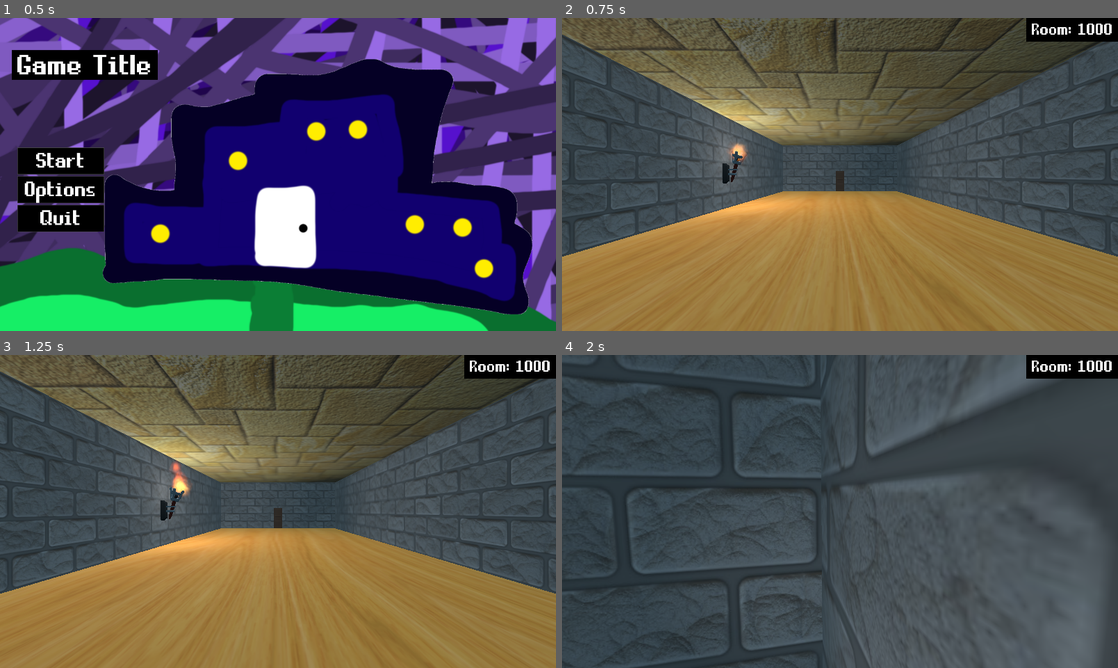
Above: before the commit, frames 1-4 (two rows, left to right).
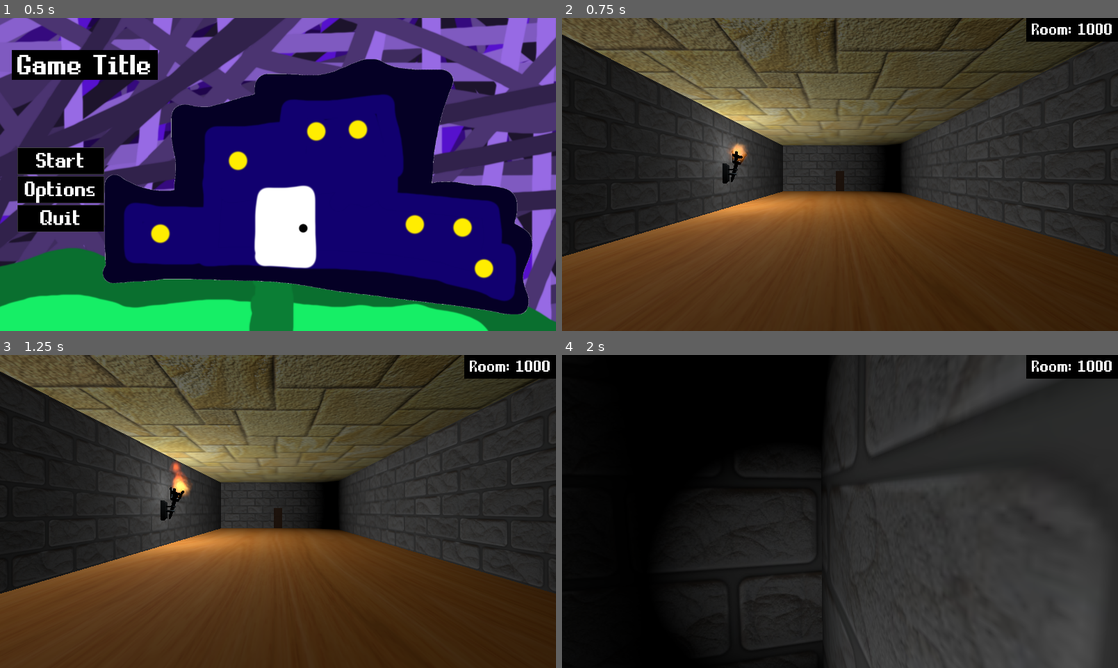
Above: after the commit, the same moments.

Repository: Yeti-Owner/1000-Rooms
Game: Godot game, scene res://scenes/StartMenu.tscn
Same seed, same stepped clock (60 frames per second), same inputs: the game is played once before the commit and once after it.
Inputs (mouse positions are in pixels of both pictures, inside the frame that each line leads up to):
- Up to frame 1 (0.5 s): no input
- Up to frame 2 (0.75 s): click "Start" at 0.5 s
- Up to frame 3 (1.25 s): no input
- Up to frame 4 (2 s): move the mouse to (867, 511) at 1.27 s; hold W (up) from 1.28 s (still down); tap Space (jump) at 1.52 s

Frame 1 is identical in both runs. In frame 2, 73% of the frame differs, in the area x 0-100%, y 5-100%; in frame 3, 73%; in frame 4, 99%, in the area x 0-100%, y 0-100%.

Commit message:
idfk
lots of minor changes and fixes also started work on World Enviroment

Diff:
--- a/scenes/UI/SettingsMenu.gd
+++ b/scenes/UI/SettingsMenu.gd
@@ -3,6 +3,8 @@
 
 # Below is Video tab
 # code not made: ShowFps, Bloom, Brightness
+func _ready():
+	Engine.set_target_fps(int(Settingsholder.FrameRate))
 
 # Windowed/Fullscreen option
 func _on_DisplayOptionBtn_item_selected(FullScreenIndex):
@@ -20,7 +22,8 @@
 # Max Fps
 func _on_MaxFpsSlider_value_changed(MaxFps):
 	$SettingsTabs/Video/MarginContainer/VideoSettings/HBoxContainer/MaxFpsValue.set_text(str(MaxFps))
-	Engine.set_target_fps(int(MaxFps))
+	Settingsholder.FrameRate = MaxFps
+	Engine.set_target_fps(int(Settingsholder.FrameRate))
 
 # Show Fps
 func _on_ShowFpsCheckBtn_pressed():
--- /dev/null
+++ b/scenes/WorldEnvironment.tscn
@@ -0,0 +1,7 @@
+[gd_scene load_steps=2 format=2]
+
+[sub_resource type="Environment" id=1]
+background_mode = 6
+
+[node name="WorldEnvironment" type="WorldEnvironment"]
+environment = SubResource( 1 )
--- a/scenes/objects/WallTorch.tscn
+++ b/scenes/objects/WallTorch.tscn
@@ -79,4 +79,4 @@
 draw_pass_1 = SubResource( 3 )
 
 [node name="OmniLight" type="OmniLight" parent="Flame"]
-omni_range = 12.0
+omni_range = 13.0
--- a/scenes/world.tscn
+++ b/scenes/world.tscn
@@ -1,5 +1,6 @@
-[gd_scene load_steps=8 format=2]
+[gd_scene load_steps=9 format=2]
 
+[ext_resource path="res://scenes/WorldEnvironment.tscn" type="PackedScene" id=1]
 [ext_resource path="res://scenes/objects/walls/Wall1.tscn" type="PackedScene" id=2]
 [ext_resource path="res://scenes/Player.tscn" type="PackedScene" id=3]
 [ext_resource path="res://scenes/objects/doors/Door2.tscn" type="PackedScene" id=4]
@@ -82,3 +83,5 @@
 
 [node name="WallTorch" parent="." instance=ExtResource( 6 )]
 transform = Transform( 1, 0, 0, 0, 1, 0, 0, 0, 1, -4.81184, 1.52849, -5.01085 )
+
+[node name="WorldEnvironment" parent="." instance=ExtResource( 1 )]
--- a/scripts/settingsholder.gd
+++ b/scripts/settingsholder.gd
@@ -3,3 +3,4 @@
 var ShowFps = false
 var MouseSensitivity = 0.18
 var PlayerFOV = 70
+var FrameRate = 60
Binary file removed: assets/textures/crosshair.png
Not shown, removed: assets/textures/crosshair.png.import
Not shown: 1 places in scenes/Player.tscn that only renumber resources
